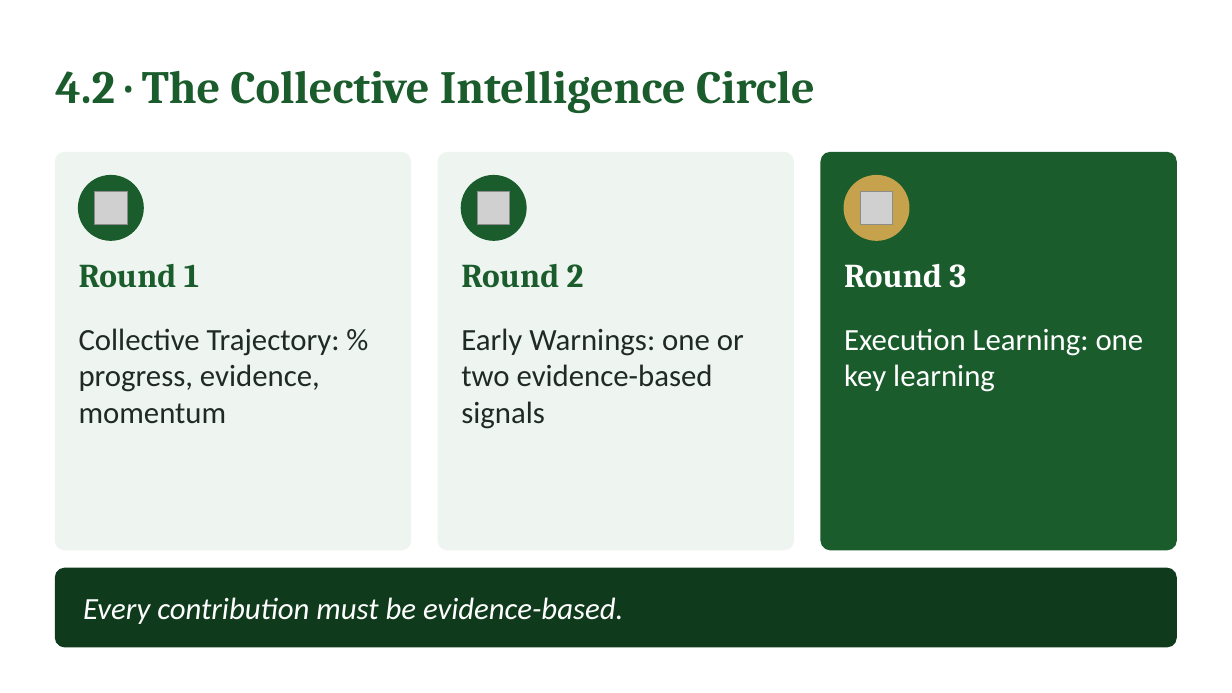
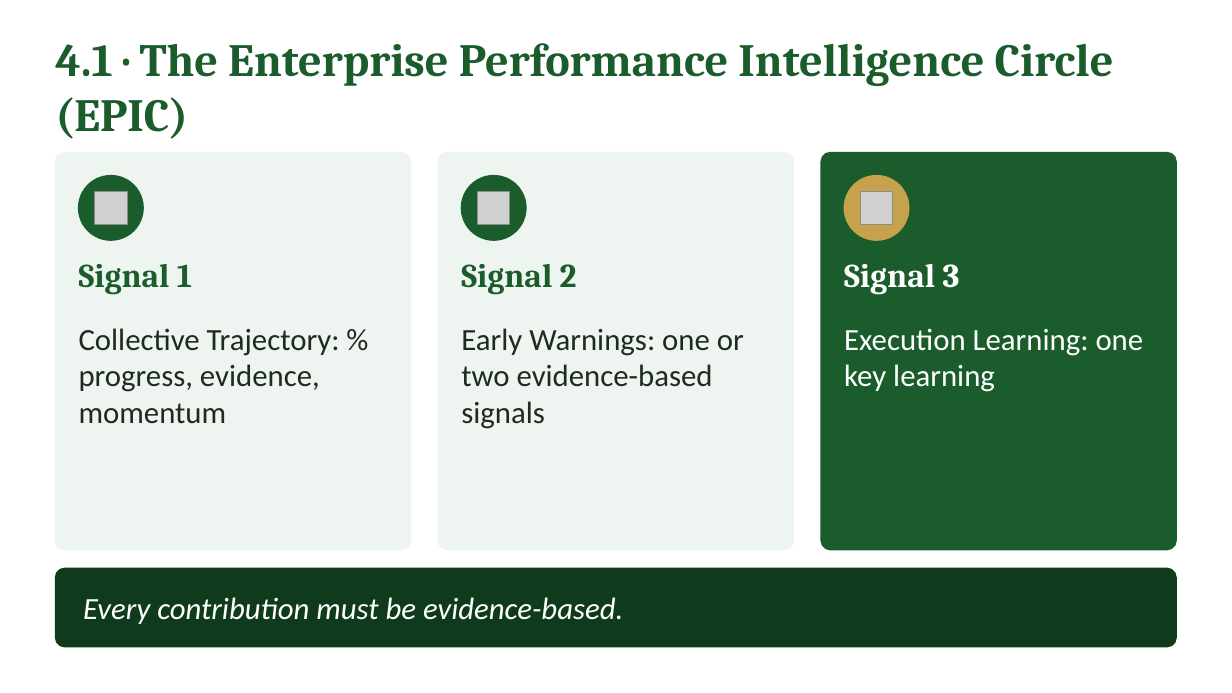
Before and after one commit to IBSL26/ibsl-platform, a slide deck: slide 17 of Unit decks/Unit 08 - Performance Measurement.pptx. Drawn at 1232x693 pixels with LibreOffice and Linux fonts; fonts in the diff are those of the drawing; grey boxes stand for pictures. Boxes give left, top, right and bottom in pixels: in the first picture for what was removed or moved away, otherwise in the second. Text is boxed around its words. In the diff, an @@ line names an element or a change of style, - is before the commit and + after.

Commit message:
Unit 8: Performance Measurement rebuilt (pages, Capstone four boxes, report labels, Learning Portfolio, deck)

```diff
--- a/Unit decks/Unit 08 - Performance Measurement.pptx
+++ b/Unit decks/Unit 08 - Performance Measurement.pptx
@@ text at [55, 43, 1114, 139]: text changed @@
-4.2 · The Collective Intelligence Circle
+4.1 · The Enterprise Performance Intelligence Circle (EPIC)
@@ text at [79, 264, 192, 294]: text changed @@
-Round 1
+Signal 1
@@ text at [461, 264, 577, 294]: text changed @@
-Round 2
+Signal 2
@@ text at [844, 264, 960, 294]: text changed @@
-Round 3
+Signal 3
```
Also in this commit, not shown: 11 other slides changed, 6 slides added, 6 slides removed, 32 other files.
